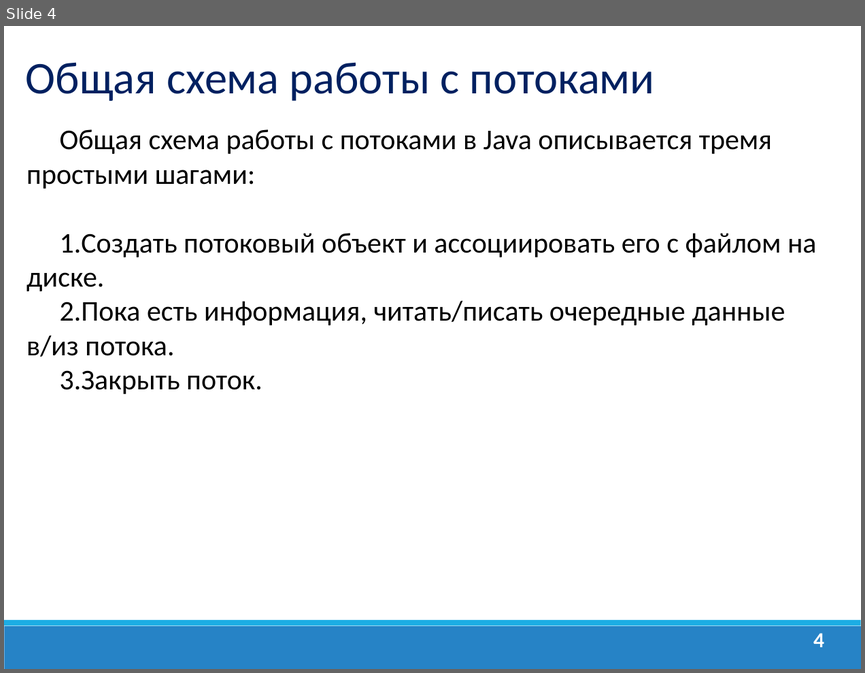
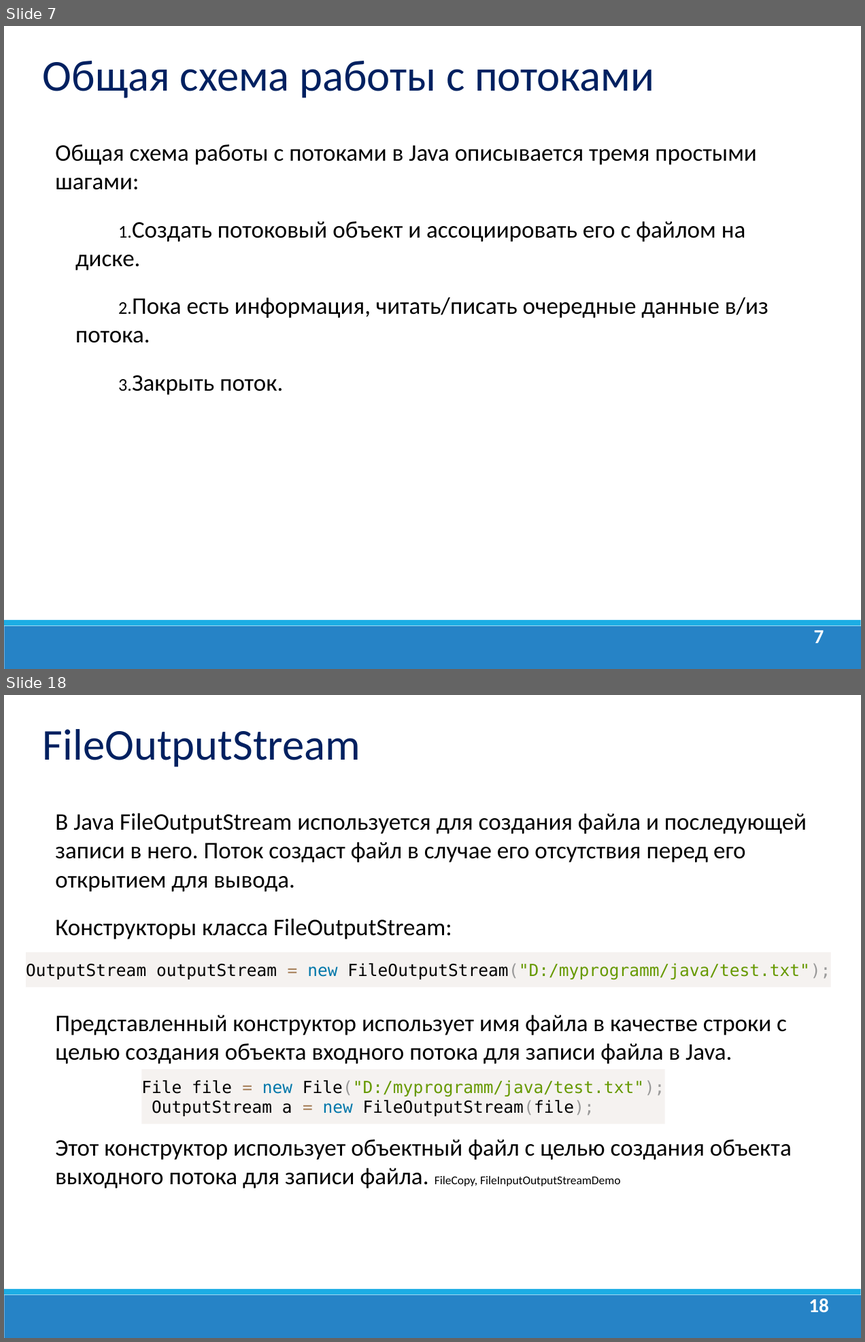
Before and after one commit to dmitry-academy/academy_5220, a slide deck: academy5220/resources/presentations_old/Java_Lection_11.Потоки ввода вывода.ppt. Shown one above the other, each under a label of ours: slide 4 before the commit, slides 7 and 18 after it; the slides between them are not shown. The pictures are 865x673 and 865x1342 pixels, drawn with LibreOffice and Linux fonts; fonts in the diff are those of the drawing; background and template pictures are left out. Boxes give left, top, right and bottom in pixels: in the first picture for what was removed or moved away, otherwise in the second. Text is boxed around its words. In the diff, an @@ line names an element or a change of style, - is before the commit and + after.

```diff
--- a/academy5220/resources/presentations_old/Java_Lection_11.Потоки ввода вывода.ppt
+++ b/academy5220/resources/presentations_old/Java_Lection_11.Потоки ввода вывода.ppt
@@ slide 18 added at box(4, 695, 861, 1338), background #FFFFFF; not listed: 2 template elements that a slide beside it also shows @@
@@ text added at box(43, 729, 360, 767), 37 pt, text #002060 @@
+FileOutputStream
@@ text added at box(55, 813, 806, 1188), 20 pt, text #000000 @@
+В Javа FileOutputStream используется для создания файла и последующей записи в него. Поток создаст файл в случае его отсутствия перед его открытием для вывода.
+Конструкторы класса FileOutputStream:
+Представленный конструктор использует имя файла в качестве строки с целью создания объекта входного потока для записи файла в Java.
+Этот конструктор использует объектный файл с целью создания объекта выходного потока для записи файла. FileCopy, FileInputOutputStreamDemo
@@ rectangle added at box(26, 952, 831, 987), fill #F5F2F0, 14 pt, text #000000 @@
+OutputStream outputStream = new FileOutputStream("D:/myprogramm/java/test.txt");
@@ rectangle added at box(142, 1068, 666, 1123), fill #F5F2F0, 14 pt, text #000000 @@
+File file = new File("D:/myprogramm/java/test.txt");
+OutputStream a = new FileOutputStream(file);
@@ page number added at box(808, 1298, 828, 1312), 16.6 pt, text #FFFFFF, bold @@
+18
@@ what was slide 4 is now slide 7 @@
@@ slide 7 changed as well @@
@@ text "Общая схема работы с потоками": place and size @@
-text "Общая схема работы с потоками" at box(26, 62, 655, 101)
+text "Общая схема работы с потоками" at box(43, 61, 654, 98)
@@ text "Общая схема работы с потоками" at box(43, 61, 654, 98): size 38 to 37 pt; line spacing 1 to 0.9 @@
@@ text "Общая схема работы с потоками ...": place and size @@
-text "Общая схема работы с потоками ..." at box(26, 129, 817, 394)
+text "Общая схема работы с потоками ..." at box(55, 144, 768, 395)
@@ text "Общая схема работы с потоками ..." at box(55, 144, 768, 395): size 24 to 20 pt; indent changed; more space between paragraphs @@
@@ page number at box(814, 630, 824, 643): text changed; size 18 to 16.6 pt @@
-4
+7
```
Also in this commit, not shown: 8 other slides changed, 29 other slides added, 2 slides removed, 18 other files.
